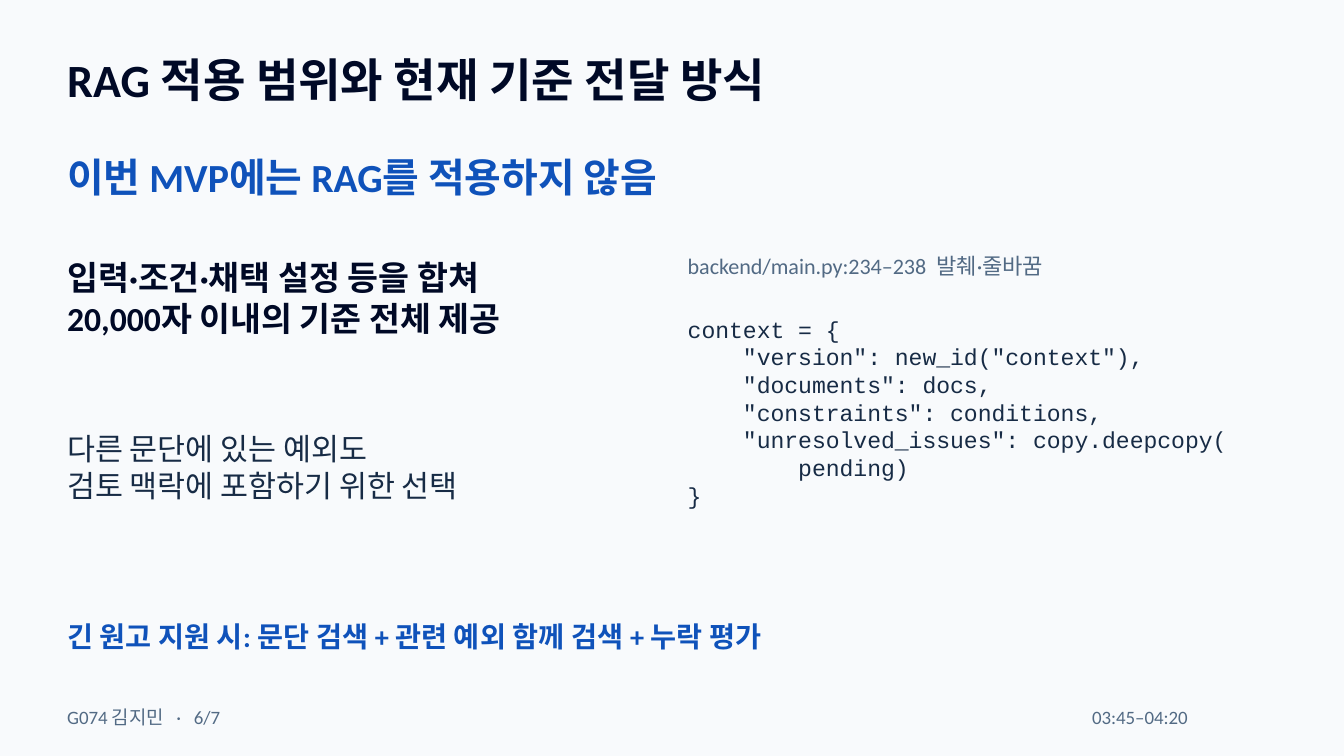
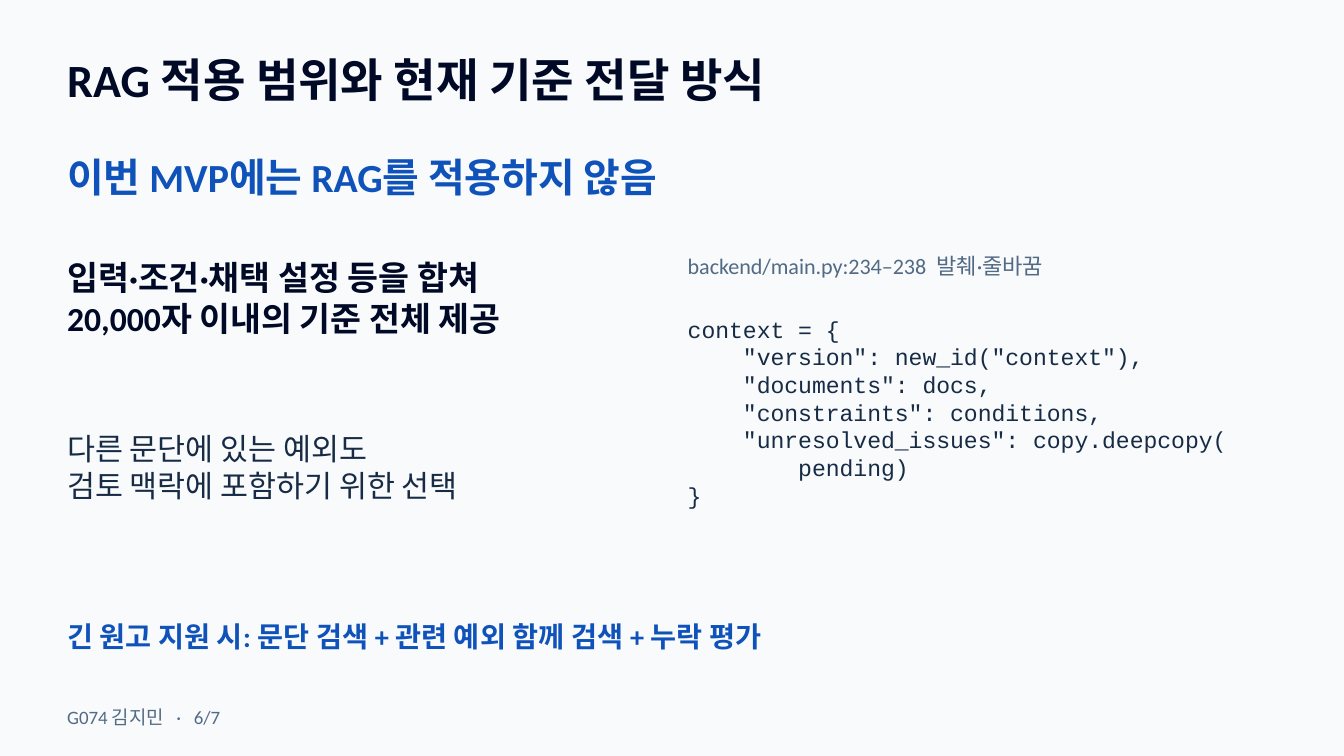
Before and after one commit to OMGimin/loreforge, a slide deck: slide 6 of docs/presentation/LoreForge-G074-KimJimin.pptx. Drawn at 1344x756 pixels with LibreOffice and Linux fonts; fonts in the diff are those of the drawing. Boxes give left, top, right and bottom in pixels: in the first picture for what was removed or moved away, otherwise in the second. Text is boxed around its words. In the diff, an @@ line names an element or a change of style, - is before the commit and + after.

```diff
--- a/docs/presentation/LoreForge-G074-KimJimin.pptx
+++ b/docs/presentation/LoreForge-G074-KimJimin.pptx
@@ text removed at (1092, 712, 1188, 724) @@
-03:45–04:20
```
Also in this commit, not shown: 5 other slides changed, 2 other files.
